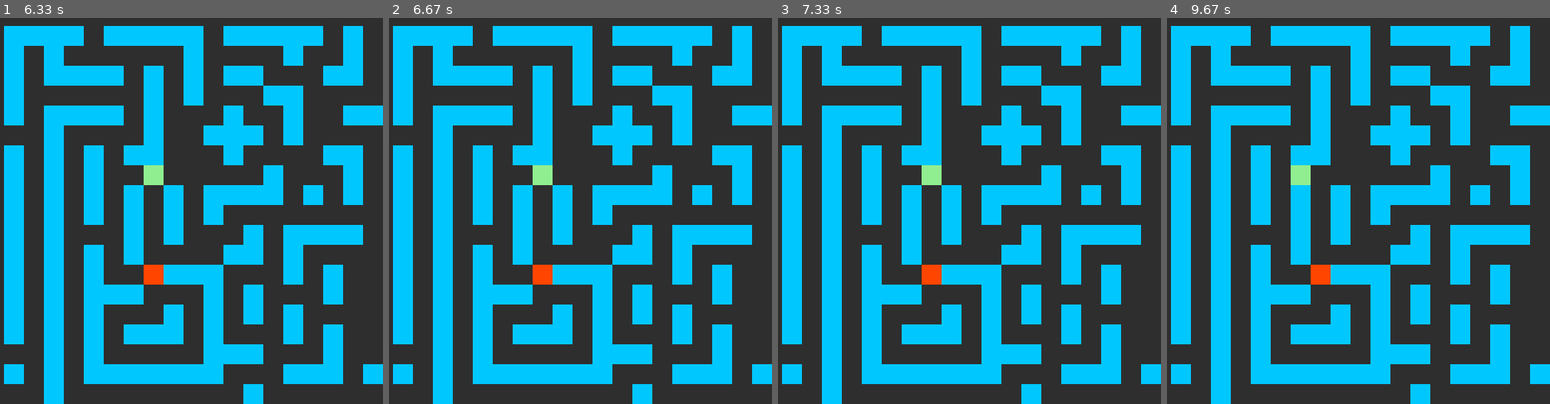
Above: before the commit, frames 1-4 (left to right).
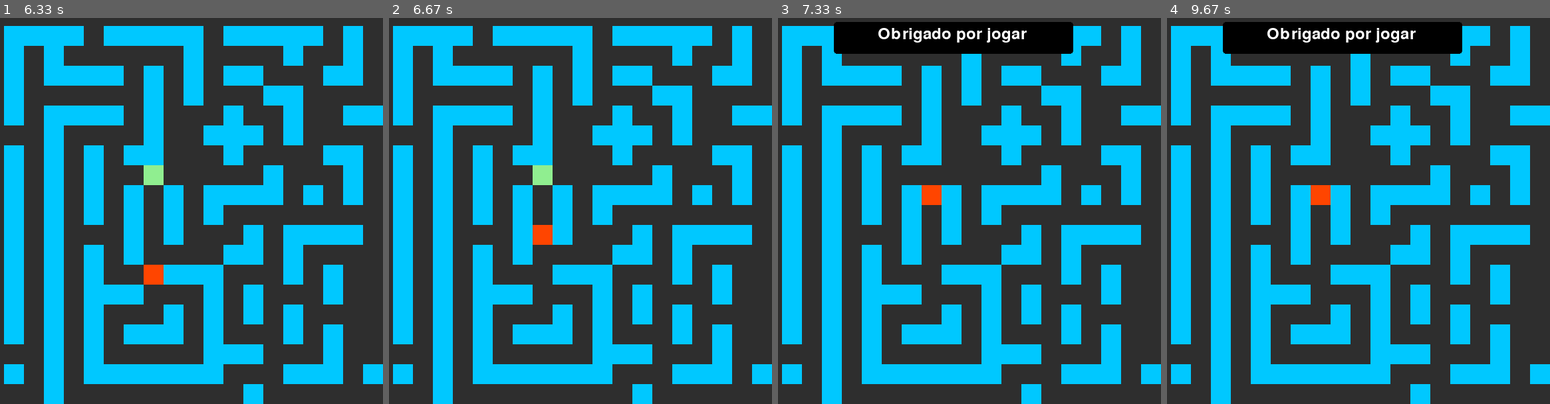
Above: after the commit, the same moments.

Repository: Sinu-Tech/Galeraxxx-Search-Escape
Game: pygame game, started from src/main.py
Two runs of this game, one before a commit and one after it. Both use one fixed random seed, a clock stepped at 60 frames per second and the inputs below.
Inputs:
- Up to frame 1 (6.33 s): no input
- Up to frame 2 (6.67 s): hold A from 6.57 s (still down); hold Right from 6.57 s (still down)
- Up to frame 3 (7.33 s): release A at 7.03 s; release Right at 7.03 s; hold S from 7.07 s (still down); hold Right from 7.07 s (still down)
- Up to frame 4 (9.67 s): release S at 7.53 s; release Right at 7.53 s

Frame 1 is identical in both runs. In frame 2, 0.5% of the frame differs, in the area x 37-43%, y 53-70%; in frame 3, 5.9%, in the area x 14-78%, y 1-70%; in frame 4, 5.9%.

Commit message:
Improvment: Renderiza apenas os pixels alterados

Diff:
--- a/src/views/pygame.py
+++ b/src/views/pygame.py
@@ -9,11 +9,15 @@
 ENEMY_POS_X, ENEMY_POS_Y = get_position(game_map, MAP_ENEMY)
 
 COLOR_GREY = (46, 46, 46)
+COLOR_WHITE = (255, 255, 255)
 COLOR_BLUE = (0, 200, 255)
 COLOR_DARK_GREY = (169, 160, 181)
 COLOR_GREEN = (144, 238, 144)
 COLOR_RED = (255, 69, 0)
+COLOR_BLACK = (0, 0, 0)
+
 PIXEL_SIZE = 30
+
 WIDTH_POSITION = len(game_map) * PIXEL_SIZE
 HEIGHT_POSITION = len(game_map) * PIXEL_SIZE
 
@@ -22,14 +26,19 @@
 screen = pygame.display.set_mode((WIDTH_POSITION, HEIGHT_POSITION))
 pygame.display.set_caption('Garelaxxx-IA')
 clock = pygame.time.Clock()
-clock.tick(120)
 screen.fill(COLOR_GREY)
 pygame.mixer.music.set_volume(0.1)
 pygame.mixer.music.load('./src/data/cristais.mp3')
 pygame.mixer.music.play(-1)
 click = pygame.mixer.Sound('./src/data/click.wav')
 
-def render_screen():
+
+def draw(x, y, color):
+    pygame.draw.rect(screen, color, (x*PIXEL_SIZE, y *
+                     PIXEL_SIZE, PIXEL_SIZE, PIXEL_SIZE))
+
+
+def first_render_screen():
     for y in range(0, len(game_map)):
         for x in range(0, len(game_map)):
             pos_x = x * PIXEL_SIZE
@@ -48,18 +57,6 @@
                                  (pos_x, pos_y, PIXEL_SIZE, PIXEL_SIZE))
             pygame.display.update()
 
-def reset_game(player,enemy):
-    game_map = get_map()
-    print(game_map)
-    PLAYER_POS_Y, PLAYER_POS_X = get_position(game_map, MAP_PLAYER)
-    ENEMY_POS_X, ENEMY_POS_Y = get_position(game_map, MAP_ENEMY)
-    player.pos_x = PLAYER_POS_X
-    player.pos_y = PLAYER_POS_Y
-    enemy.pos_x = ENEMY_POS_X
-    enemy.pos_y = ENEMY_POS_Y
-    pygame.display.update()
-    pygame_start_game(player, enemy)
-
 
 def exit_game():
     pygame.display.quit()
@@ -67,45 +64,27 @@
     exit()
 
 
-def game_over(player,enemy):
+def game_over(player, enemy):
     width = screen.get_width()
     height = screen.get_height()
 
-    text_font = pygame.font.SysFont('Corbel', 35)
-
-    color_dark = (0, 0, 0)
-    text_blue = (77,77,255)
+    text_font = pygame.font.SysFont('freesansbold', 35)
 
     # desenhando o texto GAMEOVER
-    text = text_font.render('Obrigado por jogar', True, text_blue)
-    pygame.draw.rect(screen, color_dark, [width * 0.21, height * 0.04, 360, 48], border_radius=12)
-    screen.blit(text, (width * 0.29, height * 0.05))  # sobrepondo o  texto ao botão
-
-
-
+    text = text_font.render('Obrigado por jogar', True, COLOR_WHITE)
+    pygame.draw.rect(screen, COLOR_BLACK, [
+                     width * 0.18, height * 0.04, 360, 48], border_radius=4)
+    # sobrepondo o  texto ao botão
+    screen.blit(text, (width * 0.29, height * 0.05))
 
     pygame.display.update()
     while True:
         for event in pygame.event.get():
-            mouse = pygame.mouse.get_pos()
-
             if event.type == pygame.QUIT:
                 exit_game()
 
-            if event.type == pygame.MOUSEBUTTONDOWN:
-                # checando se foi clicado em restart
-                if 13 <= mouse[0] <= 148 and 544 <= mouse[1] <= 568:
-                    # implementar aqui a lógica para restart
-                    print("Botao Restart")
-                    reset_game(player, enemy)
 
-
-                # checando se foi clicando em quit
-                if 457 <= mouse[0] <= 586 and 544 <= mouse[1] <= 568:
-                    print("Botao Quit")
-                    exit_game()
-
-def enemy_decision(player,enemy):
+def enemy_decision(player, enemy):
     expansions = enemy.get_expansions(player.pos_x, player.pos_y)
     if expansions == None:
         exit()
@@ -123,46 +102,56 @@
     decision = path[-2]
     enemy.pos_y = decision[1]
     enemy.pos_x = decision[0]
-
     game_map[decision[0]][decision[1]] = MAP_ENEMY
 
 
 def pygame_start_game(player, enemy):
 
-    render_screen()
+    first_render_screen()
     running = True
     while running:
         for event in pygame.event.get():
             if event.type == pygame.KEYDOWN:
-                click.play() #efeito sonoro do click
+                click.play()  # efeito sonoro do click
 
                 if event.key == pygame.K_a or event.key == pygame.K_LEFT:
                     if player.pos_x - 1 >= 0 and game_map[player.pos_y][player.pos_x - 1] == MAP_FREE:
                         game_map[player.pos_y][player.pos_x - 1] = MAP_PLAYER
+                        draw(player.pos_x - 1, player.pos_y,  COLOR_GREEN)
                         game_map[player.pos_y][player.pos_x] = MAP_FREE
+                        draw(player.pos_x, player.pos_y,  COLOR_GREY)
                         player.move("left")
 
                 elif event.key == pygame.K_d or event.key == pygame.K_RIGHT:
                     if player.pos_x + 1 < len(game_map) and game_map[player.pos_y][player.pos_x + 1] == MAP_FREE:
                         game_map[player.pos_y][player.pos_x + 1] = MAP_PLAYER
+                        draw(player.pos_x + 1, player.pos_y,  COLOR_GREEN)
                         game_map[player.pos_y][player.pos_x] = MAP_FREE
+                        draw(player.pos_x, player.pos_y,  COLOR_GREY)
                         player.pos_x = player.pos_x + 1
                         player.move("rigth")
 
                 elif event.key == pygame.K_w or event.key == pygame.K_UP:
                     if player.pos_y - 1 >= 0 and game_map[player.pos_y - 1][player.pos_x] == MAP_FREE:
+
                         game_map[player.pos_y - 1][player.pos_x] = MAP_PLAYER
+                        draw(player.pos_x, player.pos_y - 1,  COLOR_GREEN)
                         game_map[player.pos_y][player.pos_x] = MAP_FREE
+                        draw(player.pos_x, player.pos_y,  COLOR_GREY)
                         player.move("up")
 
                 elif event.key == pygame.K_s or event.key == pygame.K_DOWN:
                     if player.pos_y + 1 < len(game_map) and game_map[player.pos_y + 1][player.pos_x] == MAP_FREE:
                         game_map[player.pos_y + 1][player.pos_x] = MAP_PLAYER
+                        draw(player.pos_x, player.pos_y + 1,  COLOR_GREEN)
                         game_map[player.pos_y][player.pos_x] = MAP_FREE
+                        draw(player.pos_x, player.pos_y,  COLOR_GREY)
                         player.move("down")
 
-                enemy_decision(player,enemy)
-                render_screen()
+                draw(enemy.pos_y, enemy.pos_x,  COLOR_GREY)
+                enemy_decision(player, enemy)
+                draw(enemy.pos_y, enemy.pos_x,  COLOR_RED)
+                pygame.display.update()
 
                 if player.pos_y == enemy.pos_x and player.pos_x == enemy.pos_y:
                     game_over(player, enemy)
